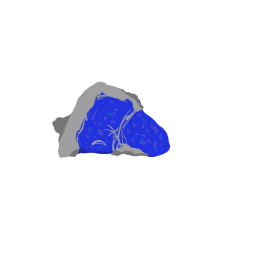
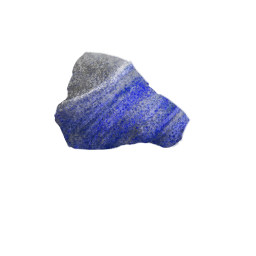
Layer changes from the first 256 x 256 image to the second:
added group "Mine" with 7 layers above "Thari" over [52,51,192,158]
added layer "Patterning" (multiply) in group "Mine" over [52,51,128,128]
added layer "Separation" (78%) in group "Mine" over [52,51,192,158]
added layer "Shine" (screen) in group "Mine" over [52,51,192,158]
added layer "Blue" in group "Mine" over [52,51,192,158]
added layer "Shadows" in group "Mine" over [52,51,192,158]
added layer "Highlighted plane" in group "Mine" over [52,51,192,158]
added layer "Base" in group "Mine" over [52,51,192,158]
moved "Paint Layer 4" into group "Thari", painted on it over [64,64,192,158]
moved "Paint Layer 3" into group "Thari", painted on it over [52,64,192,158]
moved "Paint Layer 2" into group "Thari", painted on it over [52,64,192,158]
moved "Paint Layer 1" into group "Thari", painted on it over [52,51,192,158]
